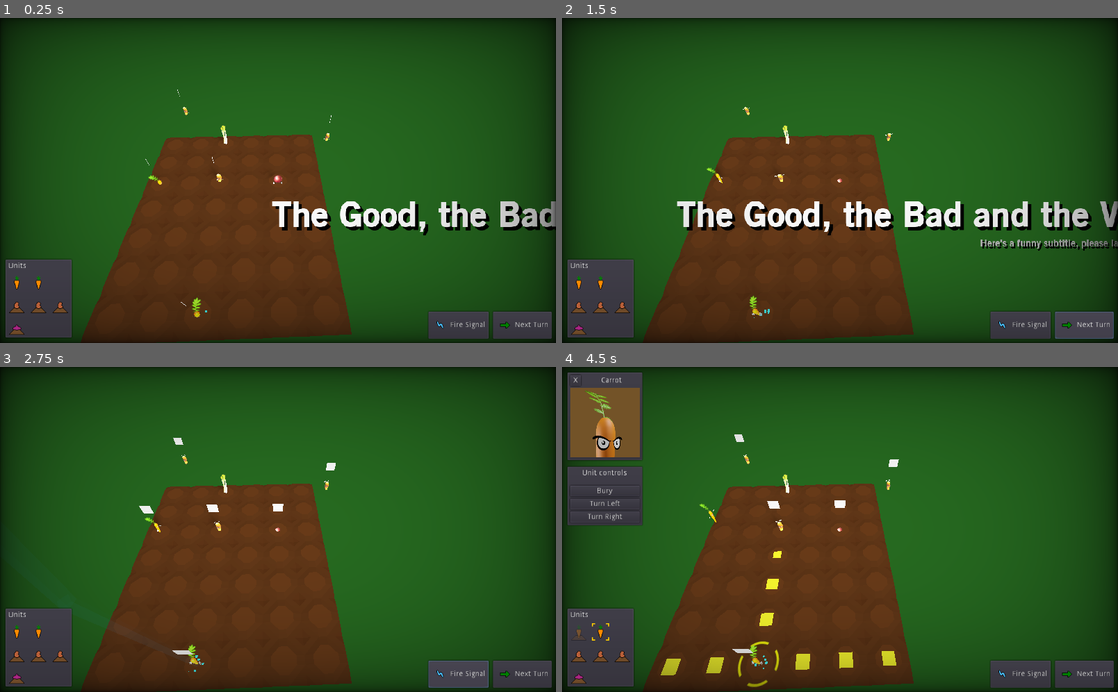
Above: before the commit, frames 1-4 (two rows, left to right).
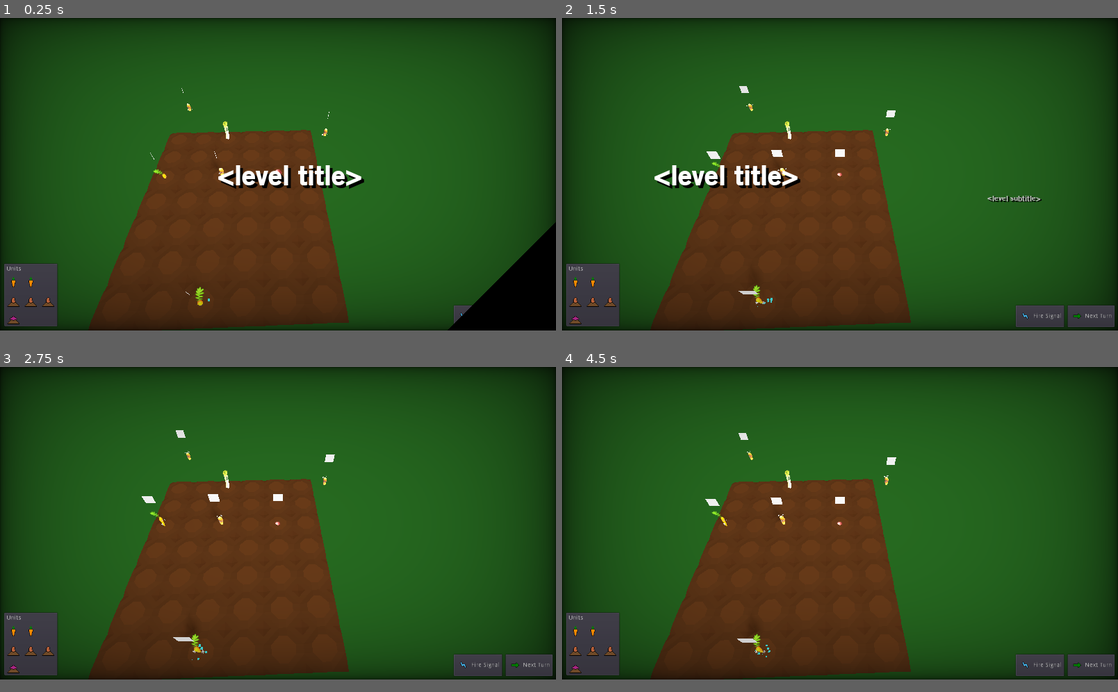
Above: after the commit, the same moments.

Repository: wingedadventurer/gwj-xii
Game: Godot game, scene res://scenes/levels/level_test.tscn
Two runs of this game, one before a commit and one after it. Both use one fixed random seed, a clock stepped at 60 frames per second and the inputs below.
Inputs (mouse positions are in pixels of both pictures, inside the frame that each line leads up to):
- Up to frame 1 (0.25 s): no input
- Up to frame 2 (1.5 s): click "Next Turn" at 0.5 s; click "Next Turn" at 1.25 s
- Up to frame 3 (2.75 s): click "Fire Signal" at 2 s
- Up to frame 4 (4.5 s): click (578, 630) at 2.77 s; click (606, 490) at 3.5 s, where only the run before the commit has a clickable "Bury"; click (600, 630) at 4.27 s
The window is 800x468 before the commit and 800x450 after it. Grey fills any space a smaller window leaves; there, only what the larger window draws over its background counts as a difference.

The runs differ from the first frame. In frame 1, 13% of the frame differs, in the area x 0-100%, y 21-100%; in frame 2, 13%; in frame 3, 7.4%; in frame 4, 14%, in the area x 0-100%, y 1-100%.

Commit message:
Rename resources; define level title and subtitle

Diff:
--- a/godot-project/fonts/header.tres
+++ b/godot-project/fonts/intro_header.tres
@@ -1,6 +1,6 @@
 [gd_resource type="DynamicFont" load_steps=2 format=2]
 
-[ext_resource path="res://fonts/OldSansBlack.ttf" type="DynamicFontData" id=1]
+[ext_resource path="res://fonts/old_sans_black.ttf" type="DynamicFontData" id=1]
 
 [resource]
 size = 64
--- a/godot-project/fonts/paragraph.tres
+++ b/godot-project/fonts/intro_paragraph.tres
@@ -1,6 +1,6 @@
 [gd_resource type="DynamicFont" load_steps=2 format=2]
 
-[ext_resource path="res://fonts/OldSansBlack.ttf" type="DynamicFontData" id=1]
+[ext_resource path="res://fonts/old_sans_black.ttf" type="DynamicFontData" id=1]
 
 [resource]
 size = 18
--- a/godot-project/project.godot
+++ b/godot-project/project.godot
@@ -9,6 +9,11 @@
 config_version=4
 
 _global_script_classes=[ {
+"base": "Spatial",
+"class": "class_celery",
+"language": "GDScript",
+"path": "res://scripts/celery.gd"
+}, {
 "base": "Area",
 "class": "class_move_arrow",
 "language": "GDScript",
@@ -35,6 +40,7 @@
 "path": "res://scripts/unit_ui.gd"
 } ]
 _global_script_class_icons={
+"class_celery": "",
 "class_move_arrow": "",
 "class_signal": "",
 "class_unit": "",
@@ -55,6 +61,13 @@
 [debug]
 
 gdscript/warnings/unused_argument=false
+
+[display]
+
+window/size/width=1280
+window/size/height=720
+window/stretch/mode="2d"
+window/stretch/aspect="keep"
 
 [importer_defaults]
 
--- a/godot-project/scenes/ui/level_intro.tscn
+++ b/godot-project/scenes/ui/level_intro.tscn
@@ -1,8 +1,8 @@
 [gd_scene load_steps=5 format=2]
 
 [ext_resource path="res://scripts/ui/level_intro.gd" type="Script" id=1]
-[ext_resource path="res://fonts/header.tres" type="DynamicFont" id=2]
-[ext_resource path="res://fonts/paragraph.tres" type="DynamicFont" id=3]
+[ext_resource path="res://fonts/intro_header.tres" type="DynamicFont" id=2]
+[ext_resource path="res://fonts/intro_paragraph.tres" type="DynamicFont" id=3]
 
 [sub_resource type="Animation" id=1]
 resource_name = "intro"
@@ -64,7 +64,7 @@
 custom_colors/font_color_shadow = Color( 0, 0, 0, 1 )
 custom_constants/shadow_offset_x = 6
 custom_constants/shadow_offset_y = 6
-text = "The Good, the Bad and the Veggie"
+text = "Title!"
 valign = 1
 
 [node name="label_subtitle" type="Label" parent="."]
@@ -82,7 +82,7 @@
 custom_colors/font_color_shadow = Color( 0, 0, 0, 1 )
 custom_constants/shadow_offset_x = 3
 custom_constants/shadow_offset_y = 3
-text = "Here's a funny subtitle, please laugh, k thx"
+text = "Subtitle!"
 align = 2
 valign = 1
 
--- a/godot-project/scripts/level.gd
+++ b/godot-project/scripts/level.gd
@@ -5,9 +5,17 @@
 
 onready var canvas = $canvas_layer
 
+export var title := "<level title>"
+export var subtitle := "<level subtitle>"
+
 var scene_camera = preload("res://scenes/camera.tscn")
 
 var cursor_image = preload("res://textures/cursor_carrot.png")
+
+func _ready() -> void:
+	instance_camera()
+	Input.set_custom_mouse_cursor(cursor_image)
+	do_transition_in()
 
 func do_transition_in() -> void:
 	var transition = OBJ_TRANSITION_IN.instance()
@@ -15,16 +23,11 @@
 	transition.do_transition()
 	do_level_intro()
 
-
 func do_level_intro() -> void:
 	var level_intro = OBJ_LEVEL_INTRO.instance()
-	add_child(level_intro)
+	canvas.add_child(level_intro)
+	level_intro.set_intro_text(title, subtitle)
 	level_intro.do_intro()
-
-func _ready() -> void:
-	instance_camera()
-	Input.set_custom_mouse_cursor(cursor_image)
-	do_transition_in()
 
 func instance_camera() -> void:
 	var camera = scene_camera.instance()
Renamed: godot-project/fonts/OldSansBlack.ttf -> godot-project/fonts/old_sans_black.ttf
